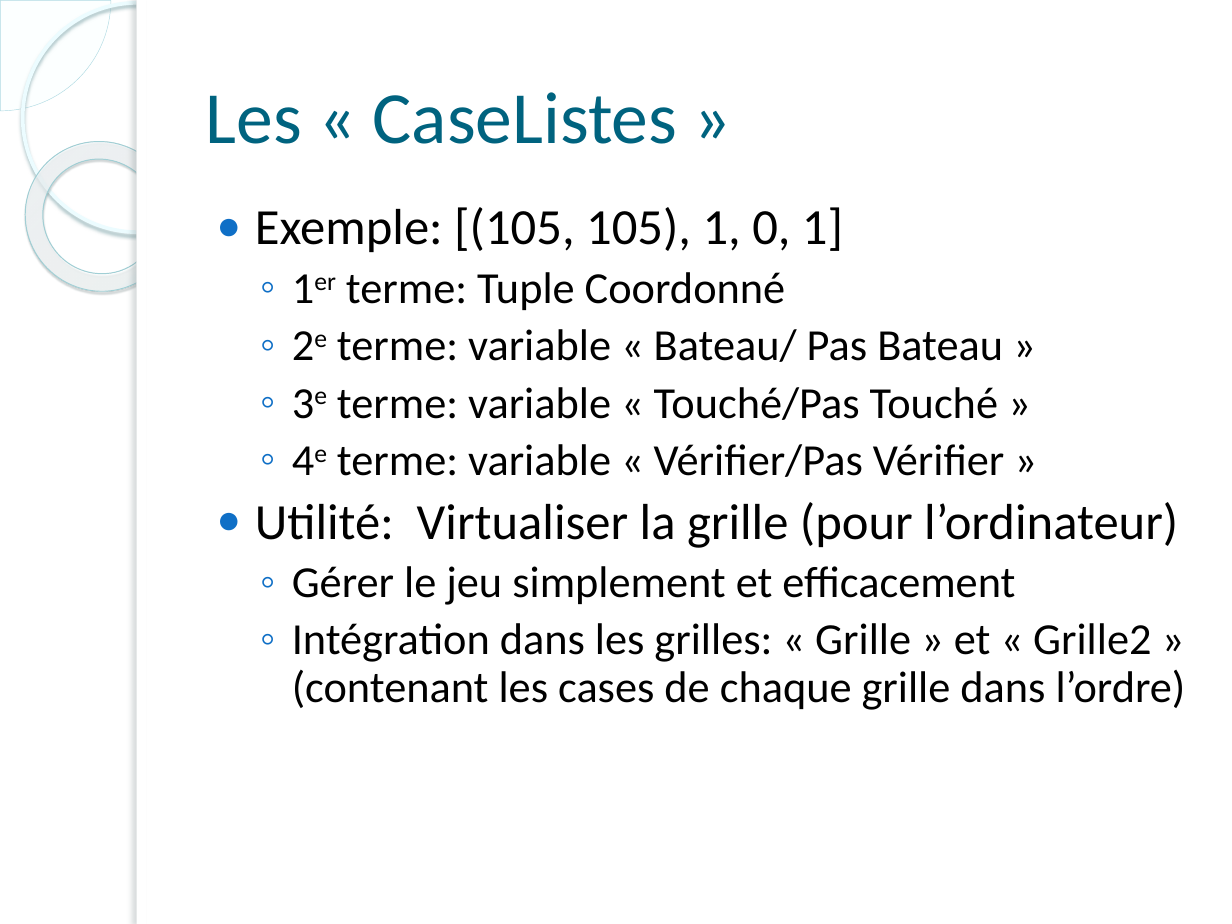
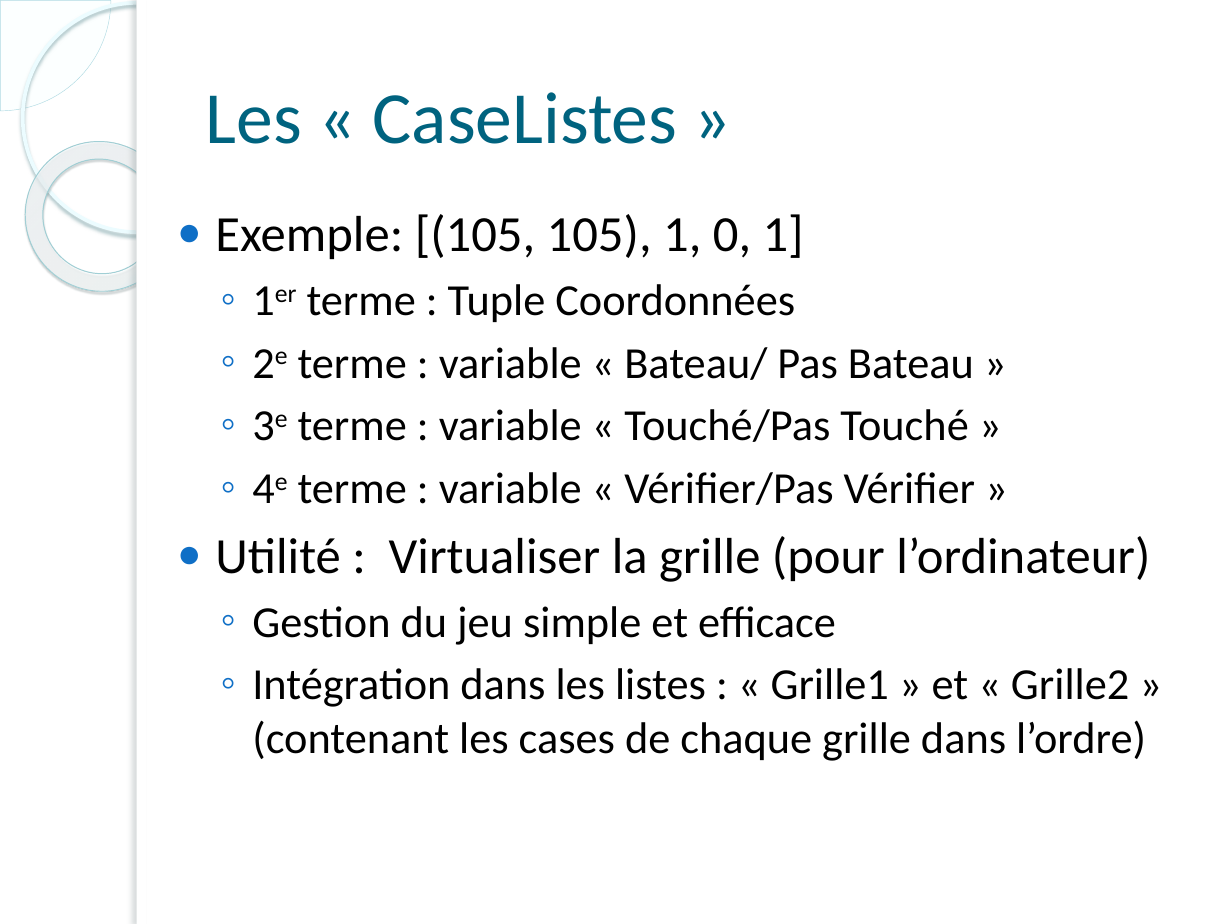
Before and after one commit to bacisn2/projetISN, a slide deck: slide 10 of For Synthèse/Diapo ISN.pptx (slide 6 before the commit). Drawn at 1232x924 pixels with LibreOffice and Linux fonts; fonts in the diff are those of the drawing; background and template pictures are left out. Boxes give left, top, right and bottom in pixels: in the first picture for what was removed or moved away, otherwise in the second. Text is boxed around its words. In the diff, an @@ line names an element or a change of style, - is before the commit and + after.

Commit message:
Final Commit
Mise en ligne des derniers documents du projet tel que la synthèse ou le
diaporama de l'oral.
Fichiers textes revus pour faciliter leur lecture et compréhension (les
deux en majuscules sont les plus importants)

```diff
--- a/For Synthèse/Diapo ISN.pptx
+++ b/For Synthèse/Diapo ISN.pptx
@@ text "Exemple: [(105, 105), 1, 0, ...": place and size @@
-text "Exemple: [(105, 105), 1, 0, ..." at <box>255,207,1186,710</box>
+text "Exemple: [(105, 105), 1, 0, ..." at <box>215,214,1150,761</box>
@@ text at <box>215,214,804,259</box>: line spacing 0.9 to 1 @@
@@ text at <box>215,284,1150,761</box>: text changed @@
-  ◦ 1er terme: Tuple Coordonné
-  ◦ 2e terme: variable « Bateau/ Pas Bateau »
-  ◦ 3e terme: variable « Touché/Pas Touché »
-  ◦ 4e terme: variable « Vérifier/Pas Vérifier »
-● Utilité: Virtualiser la grille (pour l’ordinateur)
-  ◦ Gérer le jeu simplement et efficacement
-  ◦ Intégration dans les grilles: « Grille » et « Grille2 » (contenant les cases de chaque grille dans l’ordre)
+  ◦ 1er terme : Tuple Coordonnées
+  ◦ 2e terme : variable « Bateau/ Pas Bateau »
+  ◦ 3e terme : variable « Touché/Pas Touché »
+  ◦ 4e terme : variable « Vérifier/Pas Vérifier »
+● Utilité : Virtualiser la grille (pour l’ordinateur)
+  ◦ Gestion du jeu simple et efficace
+  ◦ Intégration dans les listes : « Grille1 » et « Grille2 » (contenant les cases de chaque grille dans l’ordre)
```
Also in this commit, not shown: 6 other slides changed, 4 slides added, 1 slide removed, 9 other files.
